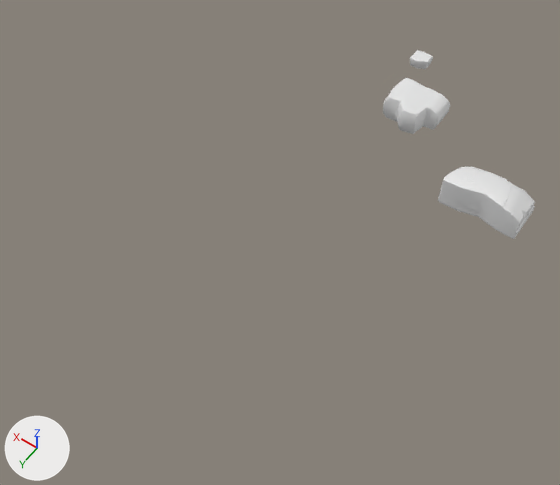
A saved change to the FBX model Ben/3ds exports/rubble_high.fbx.
One viewpoint serves both versions: a 50 mm camera at (-5.97, 14.19, 12.09) aimed at (-0.04, 5.9, -0.95). The axes (+X, +Y, +Z) are drawn at lower left. The lights are the same throughout. Vertices at the same position are counted once.

Names of what the first picture shows: 'Rook3_high'.
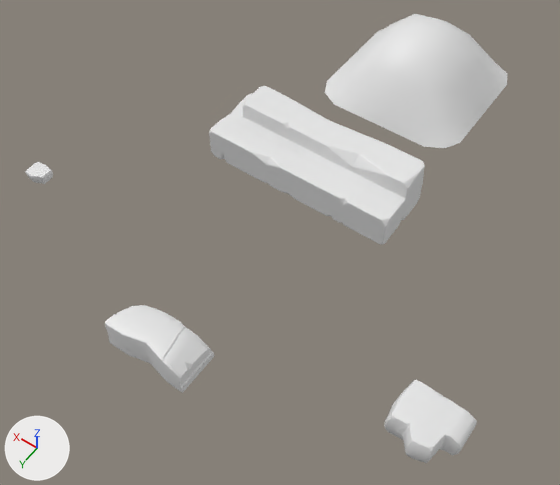
What differs and where, as boxes (x1, y1, x2, y2) in the pictures (560 x 485 px; the box of a moved part takes in the faces that stretch with it):
'Rook3_high', reshaped, moved (216% wider, 137% taller): before (383, 50, 535, 239); after (25, 14, 508, 463)
part 1 of me_mesh, moved or reshaped: before (410, 50, 433, 69); after (25, 162, 53, 184)
part 2 of me_mesh, moved or reshaped: before (438, 166, 535, 239); after (105, 305, 215, 393)
part 3 of me_mesh, moved or reshaped: before (383, 78, 450, 134); after (384, 380, 477, 463)
part 4 of me_mesh, added: after (209, 86, 425, 245)
part 5 of me_mesh, added: after (325, 14, 508, 148)

Edits to the bpy script that builds the scene:
```text
Change me_mesh:
    used by ob_rook3_high; location = (0.0, 0.0, 0.0)
    remove me_mesh.from_pydata(...)  # 6083 vertices, 12165 faces; spans x -4.16..0.22, y -0.22..3.48, z -0.32..0.41
    add me_mesh.from_pydata(...)  # 9771 vertices, 19511 faces; spans x -5.38..4.97, y -6.23..5.65, z -0.68..0.94
    me_mesh part 1: the loose piece of 1395 vertices spanning x -0.22..0.22, y -0.22..0.19, z -0.12..0.12 is moved by (4.74, 3.6, 0.0)
    me_mesh part 2: the loose piece of 2451 vertices spanning x -4.16..-2.39, y 2.53..3.48, z -0.32..0.41 is moved by (3.27, 2.17, -0.04)
    me_mesh part 3: the loose piece of 2237 vertices spanning x -1.36..-0.04, y 1.03..2.15, z -0.3..0.33 is moved by (-4.02, 2.29, -0.02)
    me_mesh part 4: a new loose piece of 3639 vertices spanning x -2.05..2.4, y -0.75..0.75, z -0.38..0.79
    me_mesh part 5: a new loose piece of 49 vertices spanning x -1.85..1.85, y -6.23..-2.52, z -0.68..0.94
Change ob_rook3_high:
    ob_rook3_high.location: (0.0, 0.0, 0.0) -> (0.0, 4.38, 0.0)
```
